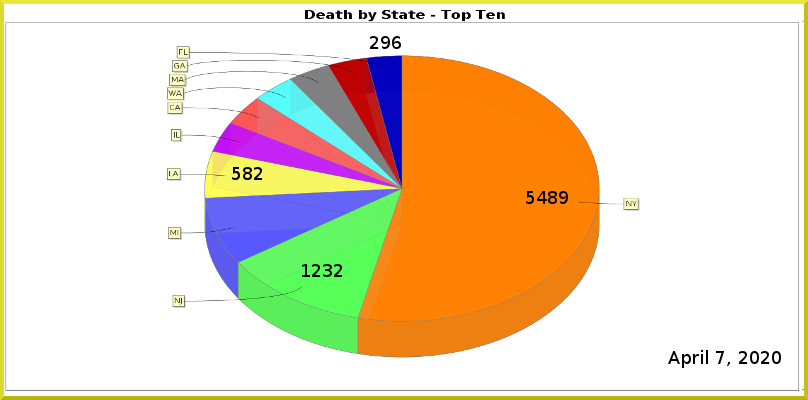
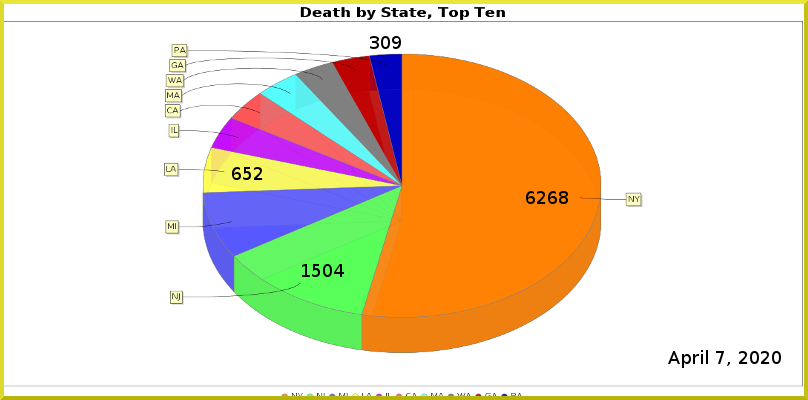
Comparing the layer stacks of the two 808 × 400 images. Changes:
painted on "Least" over [370, 36, 401, 49]
painted on "LA" over [232, 167, 252, 180]
painted on "NJ" over [312, 264, 344, 277]
painted on "NY" over [526, 191, 568, 204]
painted on "Death_by_State.png" over [4, 7, 804, 396]
